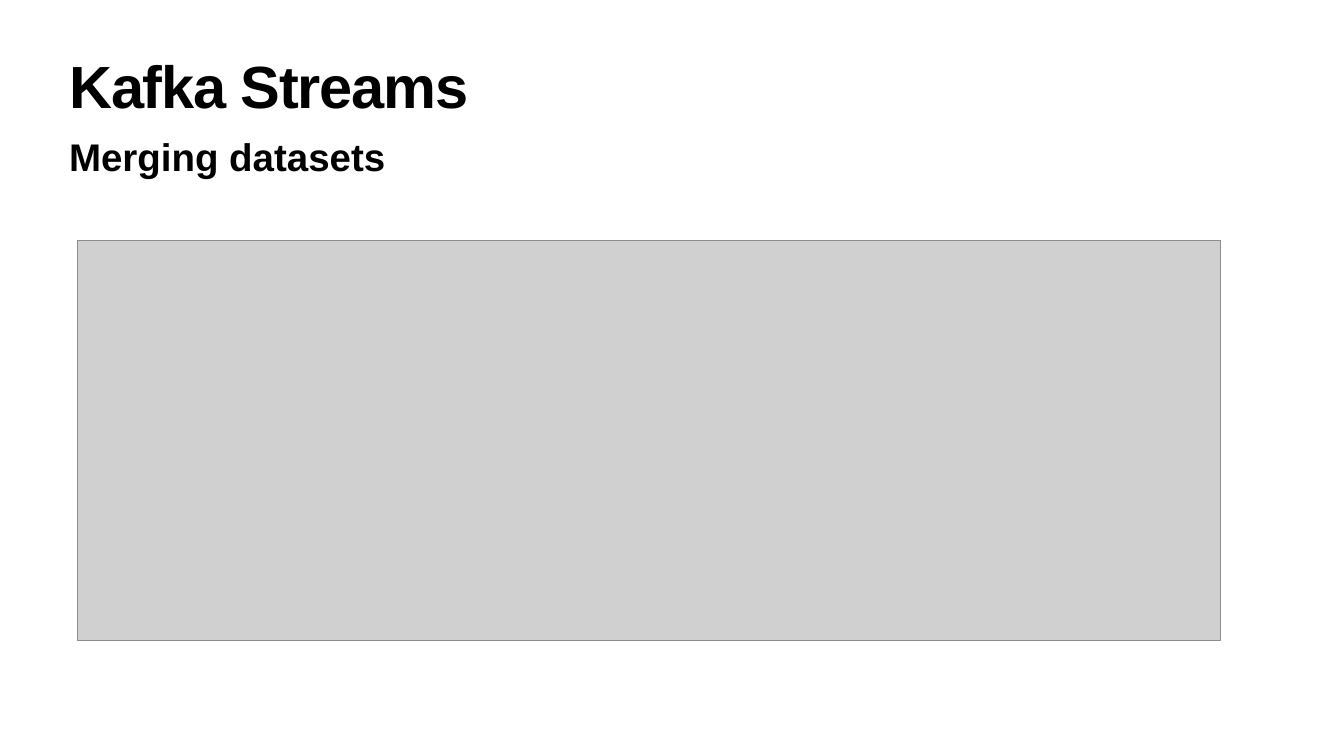
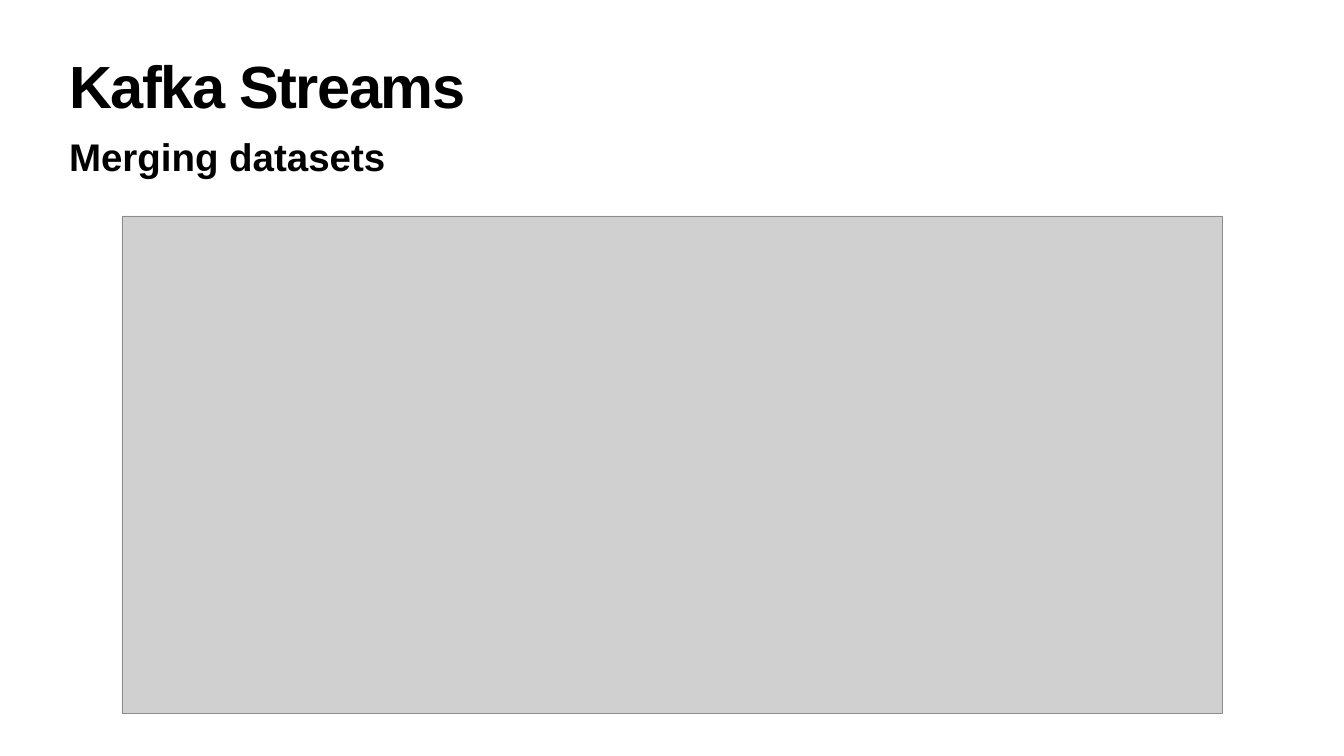
Before and after one commit to JoeRakhimov/AnomalyDetection, a slide deck: slide 5 of report/presentation.pptx. Drawn at 1344x756 pixels with LibreOffice and Linux fonts; fonts in the diff are those of the drawing; grey boxes stand for pictures. Boxes give left, top, right and bottom in pixels: in the first picture for what was removed or moved away, otherwise in the second. Text is boxed around its words. In the diff, an @@ line names an element or a change of style, - is before the commit and + after.

```diff
--- a/report/presentation.pptx
+++ b/report/presentation.pptx
@@ title "Kafka Streams" at <box>69,65,465,109</box>: letter spacing -1.7 to -2 pt @@
@@ picture: place and size @@
-picture at <box>78,240,1220,640</box>
+picture at <box>122,216,1222,714</box>
```
Also in this commit, not shown: 5 other slides changed, 6 slides added, 2 other files.
